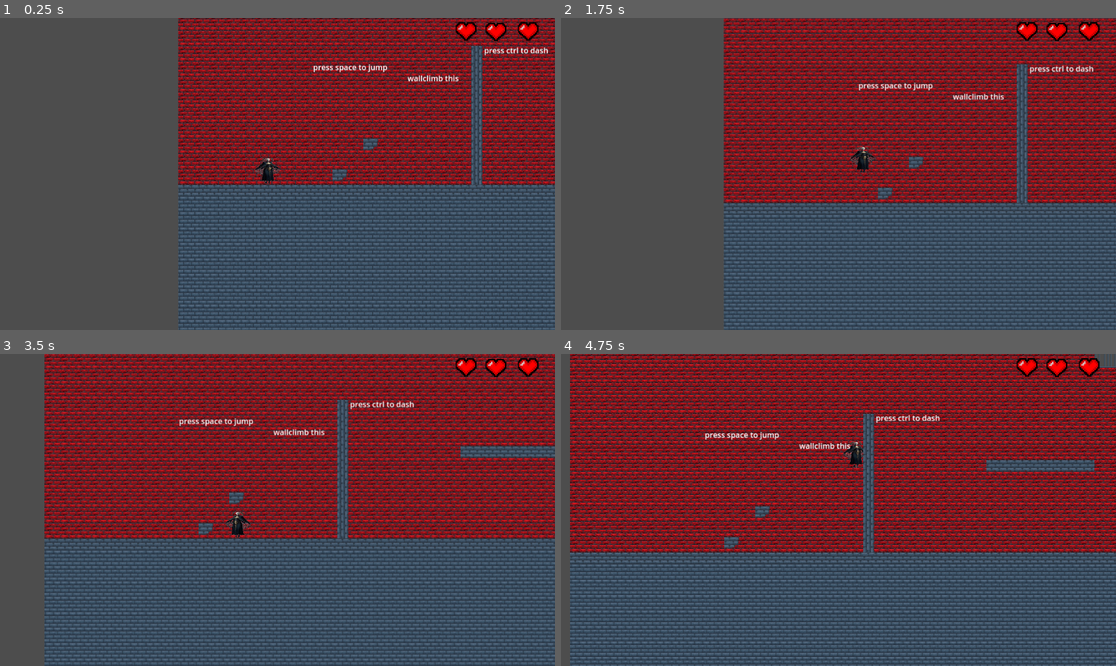
Above: before the commit, frames 1-4 (two rows, left to right).
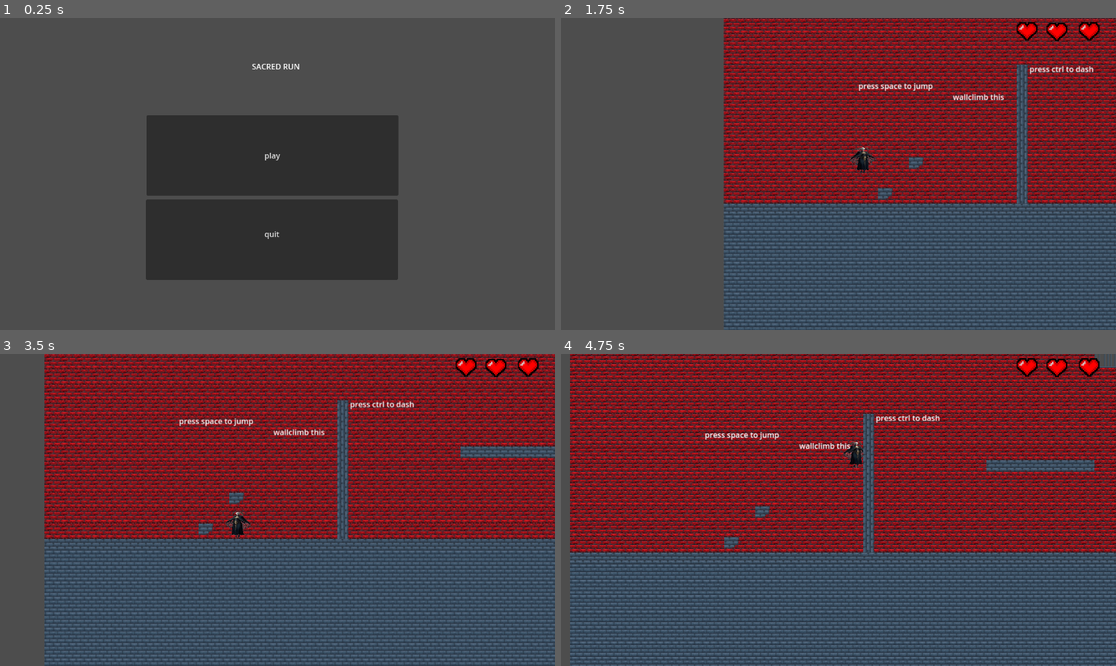
Above: after the commit, the same moments.

Repository: Vizl87/Sacred-run
Game: Godot game, scene res://scenes/Main_menu.tscn
Two runs of this game, one before a commit and one after it. Both use one fixed random seed, a clock stepped at 60 frames per second and the inputs below. Before the commit the project starts from res://level.tscn.
Inputs (mouse positions are in pixels of both pictures, inside the frame that each line leads up to):
- Up to frame 1 (0.25 s): no input
- Up to frame 2 (1.75 s): click (832, 155) at 0.5 s, where only the run after the commit has a clickable "play"; tap Space (jump) at 1.25, 1.52 s; move the mouse to (960, 158) at 1.27 s; hold D (right) from 1.28 s (still down); hold Shift (run) from 1.28 s (still down)
- Up to frame 3 (3.5 s): tap Space (jump) at 2, 2.27, 2.75 s; move the mouse to (166, 525) at 2.02 s; release Shift (run) at 2.03 s; tap Ctrl (dash) at 2.1 s; tap Shift (run) at 2.3 s; move the mouse to (333, 441) at 2.77 s; release D (right) at 2.78 s; hold A (left) from 2.78 s (still down); hold Shift (run) from 2.78 s (still down); click (333, 441) at 2.85 s
- Up to frame 4 (4.75 s): tap Space (jump) at 3.5, 3.77, 4.25, 4.52 s; move the mouse to (810, 572) at 3.52 s; release A (left) at 3.53 s; release Shift (run) at 3.53 s; hold D (right) from 3.53 s (still down); right-click (810, 572) at 3.6 s; tap Shift (run) at 3.8 s; move the mouse to (1005, 556) at 4.27 s; hold Shift (run) from 4.28 s (still down)

The runs differ from the first frame. In frame 1, 64% of the frame differs, in the area x 26-100%, y 0-100%; in frame 2, 19%; in frame 3, 1.7%; in frame 4, less than 0.1%.

Commit message:
main menu made

Diff:
--- a/project.godot
+++ b/project.godot
@@ -11,7 +11,7 @@
 [application]
 
 config/name="Sacred run"
-run/main_scene="res://level.tscn"
+run/main_scene="res://scenes/Main_menu.tscn"
 config/features=PackedStringArray("4.3", "Forward Plus")
 config/icon="res://icon.svg"
 
--- /dev/null
+++ b/scenes/Main_menu.tscn
@@ -0,0 +1,38 @@
+[gd_scene load_steps=2 format=3 uid="uid://45fgdv32bjnq"]
+
+[ext_resource type="Script" path="res://scenes/main_menu.gd" id="1_vlk82"]
+
+[node name="NinePatchRect" type="NinePatchRect"]
+offset_right = 1150.0
+offset_bottom = 644.0
+script = ExtResource("1_vlk82")
+
+[node name="Label" type="Label" parent="."]
+layout_mode = 0
+offset_right = 1146.0
+offset_bottom = 201.0
+text = "SACRED RUN"
+horizontal_alignment = 1
+vertical_alignment = 1
+uppercase = true
+
+[node name="Button" type="Button" parent="."]
+layout_mode = 0
+offset_left = 304.0
+offset_top = 202.0
+offset_right = 827.0
+offset_bottom = 369.0
+text = "play
+"
+
+[node name="Button2" type="Button" parent="."]
+offset_left = 303.0
+offset_top = 377.0
+offset_right = 826.0
+offset_bottom = 544.0
+text = "quit
+
+"
+
+[connection signal="pressed" from="Button" to="." method="_on_button_pressed"]
+[connection signal="pressed" from="Button2" to="." method="_on_button_2_pressed"]
--- /dev/null
+++ b/scenes/main_menu.gd
@@ -0,0 +1,19 @@
+extends NinePatchRect
+
+
+# Called when the node enters the scene tree for the first time.
+func _ready() -> void:
+	pass # Replace with function body.
+
+
+# Called every frame. 'delta' is the elapsed time since the previous frame.
+func _process(delta: float) -> void:
+	pass
+
+
+func _on_button_pressed() -> void:
+	get_tree().change_scene_to_file("res://level.tscn")
+
+
+func _on_button_2_pressed() -> void:
+	get_tree().quit()
